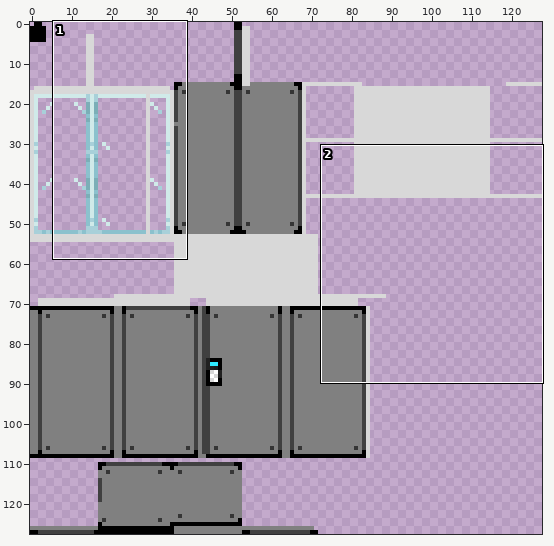
Two states of a sprite sheet, src/main/resources/assets/machine.png. Above, an overview of the earlier version with the close-up marked.
Close-up. The starting point:
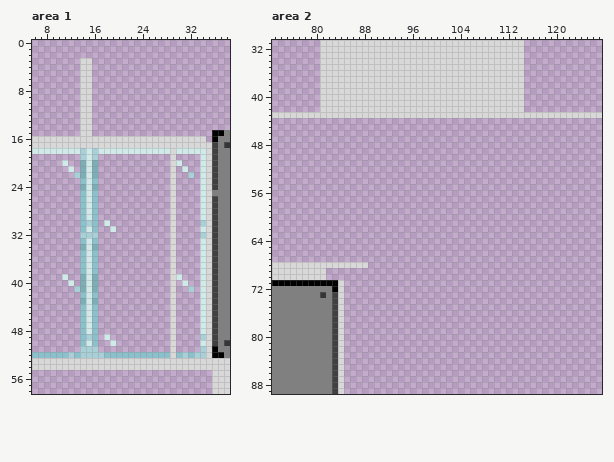
The file is 128x128 pixels. Colours within 5 levels of each other are drawn and written as one. Shown: area 1: x 6..38, y 0..58; area 2: x 73..127, y 31..89.
And afterwards:
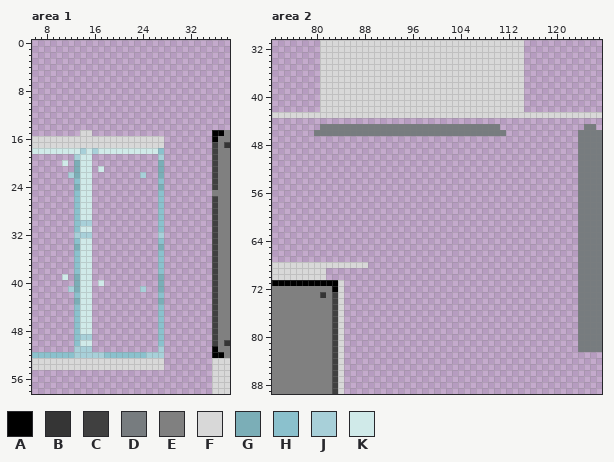
Palette (. is transparent): A #000000  B #353535  C #404040  D #777c7f  E #808080  F #d8d8d8  G #7baeb7  H #8bc1cd  J #a8d0d9  K #d0eae9
The exact change:
--- area 1
@@ x 6..38 @@
  2 .................................
- 3 ........FF.......................
- 4 ........FF.......................
- 5 ........FF.......................
- 6 ........FF.......................
- 7 ........FF.......................
- 8 ........FF.......................
- 9 ........FF.......................
-10 ........FF.......................
-11 ........FF.......................
-12 ........FF.......................
-13 ........FF.......................
-14 ........FF.......................
+ 3 .................................
+ 4 .................................
+ 5 .................................
+ 6 .................................
+ 7 .................................
+ 8 .................................
+ 9 .................................
+10 .................................
+11 .................................
+12 .................................
+13 .................................
+14 .................................
 15 ........FF....................AAE
-16 FFFFFFFFFFFFFFFFFFFFFFFFFFFFF.AEE
-17 FFFFFFFFFFFFFFFFFFFFFFFFFFFFFFCEB
-18 KKKKKKKKJKJKKKKKKKKKKKKFKKKKKFCEE
-19 ........JKJ............F....KFCEE
-20 .....K..GKG............FK...KFCEE
-21 ......K.GKG............F.K..KFCEE
-22 .......JGKG............F..J.KFCEE
-23 ........HKH............F....KFCEE
-24 ........GKG............F....KFCEE
-25 ........HKH............F....KFEEE
-26 ........HKH............F....KFCEE
-27 ........HKH............F....KFCEE
-28 ........HKH............F....KFCEE
-29 ........HKH............F....KFCEE
-30 ........HJH.K..........F....JFCEE
-31 ........HKH..K.........F....KFCEE
-32 ........JJJ............F....JFCEE
-33 ........HKH............F....KFCEE
-34 ........GKG............F....KFCEE
-35 ........HKH............F....KFCEE
-36 ........HKH............F....KFCEE
-37 ........HKH............F....KFCEE
-38 ........HKH............F....KFCEE
-39 .....K..GKG............FK...KFCEE
-40 ......K.GKG............F.K..KFCEE
-41 .......JGKG............F..J.KFCEE
-42 ........HKH............F....KFCEE
-43 ........GKG............F....KFCEE
-44 ........HKH............F....KFCEE
-45 ........HKH............F....KFCEE
-46 ........HKH............F....KFCEE
-47 ........HKH............F....KFCEE
-48 ........HKH............F....KFCEE
-49 ........HJH.K..........F....JFCEE
-50 ........HKH..K.........F....KFCEB
-51 ........JJJ............F....JFAEE
-52 HHHHHHJHJJJJHHHHHHHHHHHFHJHJJFAAE
-53 FFFFFFFFFFFFFFFFFFFFFFFFFFFFFFFFF
-54 FFFFFFFFFFFFFFFFFFFFFFFFFFFFFFFFF
+16 FFFFFFFFFFFFFFFFFFFFFF........AEE
+17 FFFFFFFFFFFFFFFFFFFFFF........CEB
+18 KKKKKKKKJKJKKKKKKKKKKH........CEE
+19 .......JKK...........J........CEE
+20 .....K.GKK...........G........CEE
+21 .......GKK.K.........G........CEE
+22 ......JGKK........J..G........CEE
+23 .......HKK...........H........CEE
+24 .......GKK...........G........CEE
+25 .......HKK...........H........EEE
+26 .......HKK...........H........CEE
+27 .......HKK...........H........CEE
+28 .......HKK...........H........CEE
+29 .......HKK...........H........CEE
+30 .......HJJ...........H........CEE
+31 .......HKK...........H........CEE
+32 .......JJJ...........J........CEE
+33 .......HKK...........H........CEE
+34 .......GKK...........G........CEE
+35 .......HKK...........H........CEE
+36 .......HKK...........H........CEE
+37 .......HKK...........H........CEE
+38 .......HKK...........H........CEE
+39 .....K.GKK...........G........CEE
+40 .......GKK.K.........G........CEE
+41 ......JGKK........J..G........CEE
+42 .......HKK...........H........CEE
+43 .......GKK...........G........CEE
+44 .......HKK...........H........CEE
+45 .......HKK...........H........CEE
+46 .......HKK...........H........CEE
+47 .......HKK...........H........CEE
+48 .......HKK...........H........CEE
+49 .......HJJ...........H........CEE
+50 .......HKK...........H........CEB
+51 .......JJJ...........J........AEE
+52 HHHHHHHJJJJJHHHHHHHJJJ........AAE
+53 FFFFFFFFFFFFFFFFFFFFFF........FFF
+54 FFFFFFFFFFFFFFFFFFFFFF........FFF
 55 ..............................FFF
--- area 2
@@ x 73..127 @@
 44 .......................................................
-45 .......................................................
-46 .......................................................
-47 .......................................................
-48 .......................................................
-49 .......................................................
-50 .......................................................
-51 .......................................................
-52 .......................................................
-53 .......................................................
-54 .......................................................
-55 .......................................................
-56 .......................................................
-57 .......................................................
-58 .......................................................
-59 .......................................................
-60 .......................................................
-61 .......................................................
-62 .......................................................
-63 .......................................................
-64 .......................................................
-65 .......................................................
-66 .......................................................
-67 .......................................................
-68 FFFFFFFFFFFFFFFF.......................................
-69 FFFFFFFFF..............................................
-70 FFFFFFFFF..............................................
-71 AAAAAAAAAAAF...........................................
-72 EEEEEEEEEEAF...........................................
-73 EEEEEEEEBECF...........................................
-74 EEEEEEEEEECF...........................................
-75 EEEEEEEEEECF...........................................
-76 EEEEEEEEEECF...........................................
-77 EEEEEEEEEECF...........................................
-78 EEEEEEEEEECF...........................................
-79 EEEEEEEEEECF...........................................
-80 EEEEEEEEEECF...........................................
-81 EEEEEEEEEECF...........................................
-82 EEEEEEEEEECF...........................................
+45 ........DDDDDDDDDDDDDDDDDDDDDDDDDDDDDD..............DD.
+46 .......DDDDDDDDDDDDDDDDDDDDDDDDDDDDDDDD............DDDD
+47 ...................................................DDDD
+48 ...................................................DDDD
+49 ...................................................DDDD
+50 ...................................................DDDD
+51 ...................................................DDDD
+52 ...................................................DDDD
+53 ...................................................DDDD
+54 ...................................................DDDD
+55 ...................................................DDDD
+56 ...................................................DDDD
+57 ...................................................DDDD
+58 ...................................................DDDD
+59 ...................................................DDDD
+60 ...................................................DDDD
+61 ...................................................DDDD
+62 ...................................................DDDD
+63 ...................................................DDDD
+64 ...................................................DDDD
+65 ...................................................DDDD
+66 ...................................................DDDD
+67 ...................................................DDDD
+68 FFFFFFFFFFFFFFFF...................................DDDD
+69 FFFFFFFFF..........................................DDDD
+70 FFFFFFFFF..........................................DDDD
+71 AAAAAAAAAAAF.......................................DDDD
+72 EEEEEEEEEEAF.......................................DDDD
+73 EEEEEEEEBECF.......................................DDDD
+74 EEEEEEEEEECF.......................................DDDD
+75 EEEEEEEEEECF.......................................DDDD
+76 EEEEEEEEEECF.......................................DDDD
+77 EEEEEEEEEECF.......................................DDDD
+78 EEEEEEEEEECF.......................................DDDD
+79 EEEEEEEEEECF.......................................DDDD
+80 EEEEEEEEEECF.......................................DDDD
+81 EEEEEEEEEECF.......................................DDDD
+82 EEEEEEEEEECF.......................................DDDD
 83 EEEEEEEEEECF...........................................
Pixel boxes of the changes (left, top, right, bottom) in both close-ups:
erased: (80, 58, 92, 130)
changed: (140, 136, 212, 370)
changed: (68, 154, 116, 358)
added: (314, 124, 506, 136)
added: (578, 124, 602, 352)
